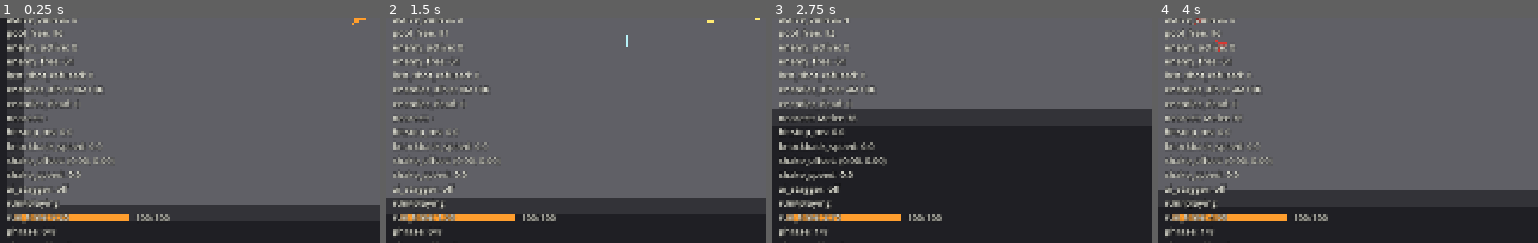
Above: before the commit, frames 1-4 (left to right).
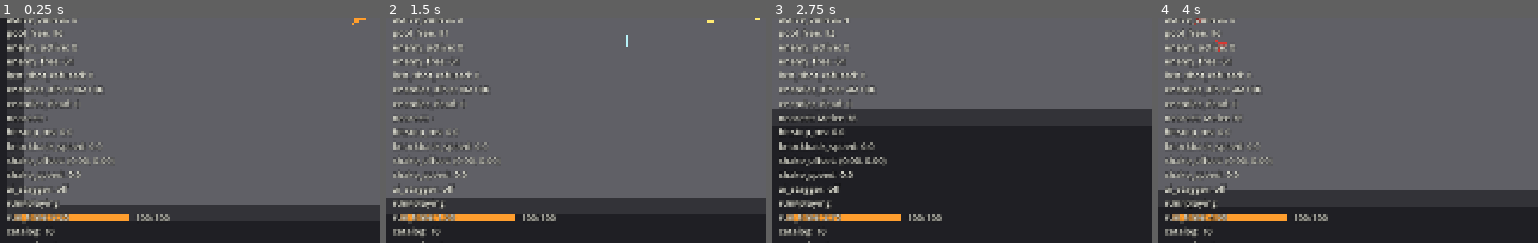
Above: after the commit, the same moments.

Repository: ZhiH2333/WPG
Game: Godot game, scene res://sandbox/combat_sandbox.tscn
Two runs of this game, one before a commit and one after it. Both use one fixed random seed, a clock stepped at 60 frames per second and the inputs below.
Inputs (mouse positions are % of the whole screen's width and height, from its top left):
- Up to frame 1 (0.25 s): no input
- Up to frame 2 (1.5 s): tap Enter at 0.5 s; move the mouse to (76, 45) at 0.52 s; press the mouse at (76, 45) at 0.53 s; hold D (move_right) 0.53-1.28 s; move the mouse to (32, 55) at 1.27 s; release the mouse at (32, 55) at 1.28 s; hold S (move_down) from 1.28 s (still down); click (32, 55) at 1.35 s
- Up to frame 3 (2.75 s): move the mouse to (63, 28) at 2.02 s; release S (move_down) at 2.03 s; press the mouse at (63, 28) at 2.03 s; hold D (move_right) from 2.03 s (still down); tap 1 (weapon_pistol) at 2.1 s
- Up to frame 4 (4 s): move the mouse to (47, 70) at 2.77 s; release D (move_right) at 2.78 s; release the mouse at (47, 70) at 2.78 s; hold W (move_up) 2.78-3.53 s; tap 3 (weapon_rifle) at 2.85 s; click (47, 70) at 3.05 s; move the mouse to (84, 65) at 3.52 s; press the mouse at (84, 65) at 3.53 s; hold A (move_left) from 3.53 s (still down); tap 2 (weapon_shotgun) at 3.6 s
The pictures show only the part of the screen within x 0-50%, y 50-100%; the shares and areas given below are measured in that part.

The runs differ from the first frame. In frame 1, 0.3% of the frame differs, in the area x 1-15%, y 93-100%; in frame 2, 0.3%; in frame 3, 0.3%; in frame 4, 0.3%.

Commit message:
:sparkles: 10 upgrades in database

Diff:
--- a/arena/run_session.gd
+++ b/arena/run_session.gd
@@ -6,8 +6,10 @@
 
 var _player: Player
 var _encounter: EncounterPhrases
+var _catalog: UpgradeCatalog
 var _outcome: Outcome = Outcome.PLAYING
 var _elapsed_sec: float = 0.0
+var _owned_ids: PackedStringArray = PackedStringArray()
 
 func bind_player(player: Player) -> void:
 	_player = player
@@ -15,9 +17,13 @@
 func bind_encounter(encounter: EncounterPhrases) -> void:
 	_encounter = encounter
 
+func bind_catalog(catalog: UpgradeCatalog) -> void:
+	_catalog = catalog
+
 func restart() -> void:
 	_outcome = Outcome.PLAYING
 	_elapsed_sec = 0.0
+	_owned_ids.clear()
 
 func tick(delta: float) -> void:
 	if _outcome != Outcome.PLAYING:
@@ -50,3 +56,15 @@
 	if _outcome == Outcome.CLEARED:
 		return "cleared"
 	return "playing"
+
+func get_catalog() -> UpgradeCatalog:
+	return _catalog
+
+func get_owned_upgrade_ids() -> PackedStringArray:
+	return _owned_ids.duplicate()
+
+func get_owned_count() -> int:
+	return _owned_ids.size()
+
+func has_upgrade(upgrade_id: StringName) -> bool:
+	return String(upgrade_id) in _owned_ids
--- /dev/null
+++ b/data/upgrade_catalog.gd
@@ -0,0 +1,38 @@
+extends Resource
+class_name UpgradeCatalog
+
+## 10 条 UpgradeDef 目录。重复 id 记错误并跳过后到的；找不到 id 返回 null。
+@export var entries: Array[UpgradeDef] = []
+
+var _indexed: bool = false
+var _by_id: Dictionary = {}
+var _unique: Array[UpgradeDef] = []
+
+func get_count() -> int:
+	_ensure_index()
+	return _unique.size()
+
+func get_all() -> Array[UpgradeDef]:
+	_ensure_index()
+	return _unique.duplicate()
+
+func get_by_id(upgrade_id: StringName) -> UpgradeDef:
+	_ensure_index()
+	if not _by_id.has(upgrade_id):
+		return null
+	return _by_id[upgrade_id] as UpgradeDef
+
+func _ensure_index() -> void:
+	if _indexed:
+		return
+	_indexed = true
+	_by_id.clear()
+	_unique.clear()
+	for def: UpgradeDef in entries:
+		if def == null:
+			continue
+		if _by_id.has(def.id):
+			push_error("升级目录重复 id: %s" % String(def.id))
+			continue
+		_by_id[def.id] = def
+		_unique.append(def)
--- /dev/null
+++ b/data/upgrade_catalog.tres
@@ -0,0 +1,17 @@
+[gd_resource type="Resource" script_class="UpgradeCatalog" load_steps=12 format=3]
+
+[ext_resource type="Script" path="res://data/upgrade_catalog.gd" id="1_script"]
+[ext_resource type="Resource" path="res://data/upgrades/max_hp_s.tres" id="2_max_hp_s"]
+[ext_resource type="Resource" path="res://data/upgrades/max_hp_m.tres" id="3_max_hp_m"]
+[ext_resource type="Resource" path="res://data/upgrades/swift.tres" id="4_swift"]
+[ext_resource type="Resource" path="res://data/upgrades/heavy_round.tres" id="5_heavy_round"]
+[ext_resource type="Resource" path="res://data/upgrades/cadence.tres" id="6_cadence"]
+[ext_resource type="Resource" path="res://data/upgrades/long_shot.tres" id="7_long_shot"]
+[ext_resource type="Resource" path="res://data/upgrades/second_skin.tres" id="8_second_skin"]
+[ext_resource type="Resource" path="res://data/upgrades/extra_pellets.tres" id="9_extra_pellets"]
+[ext_resource type="Resource" path="res://data/upgrades/steady_rifle.tres" id="10_steady_rifle"]
+[ext_resource type="Resource" path="res://data/upgrades/thick_hide.tres" id="11_thick_hide"]
+
+[resource]
+script = ExtResource("1_script")
+entries = Array[UpgradeDef]([ExtResource("2_max_hp_s"), ExtResource("3_max_hp_m"), ExtResource("4_swift"), ExtResource("5_heavy_round"), ExtResource("6_cadence"), ExtResource("7_long_shot"), ExtResource("8_second_skin"), ExtResource("9_extra_pellets"), ExtResource("10_steady_rifle"), ExtResource("11_thick_hide")])
--- /dev/null
+++ b/data/upgrade_def.gd
@@ -0,0 +1,22 @@
+extends Resource
+class_name UpgradeDef
+
+## 升级是数据，不是效果。禁止运行时用本资源改枪 / HP / 移速。
+enum Kind {
+	MAX_HP_FLAT,
+	MOVE_SPEED_PCT,
+	DAMAGE_FLAT,
+	FIRE_RATE_PCT,
+	PROJECTILE_SPEED_FLAT,
+	I_FRAME_FLAT,
+	SHOTGUN_PELLETS_FLAT,
+	RIFLE_MAX_SPREAD_FLAT,
+	KNOCKBACK_TAKEN_PCT,
+}
+
+@export var id: StringName
+@export var title: String = ""
+@export var description: String = ""
+@export var kind: Kind = Kind.MAX_HP_FLAT
+@export var value: float = 0.0
+@export var stackable: bool = false
--- /dev/null
+++ b/data/upgrades/cadence.tres
@@ -0,0 +1,12 @@
+[gd_resource type="Resource" script_class="UpgradeDef" load_steps=2 format=3]
+
+[ext_resource type="Script" path="res://data/upgrade_def.gd" id="1_script"]
+
+[resource]
+script = ExtResource("1_script")
+id = &"cadence"
+title = "Cadence"
+description = "Fire rate +12%"
+kind = 3
+value = 0.12
+stackable = true
--- /dev/null
+++ b/data/upgrades/extra_pellets.tres
@@ -0,0 +1,12 @@
+[gd_resource type="Resource" script_class="UpgradeDef" load_steps=2 format=3]
+
+[ext_resource type="Script" path="res://data/upgrade_def.gd" id="1_script"]
+
+[resource]
+script = ExtResource("1_script")
+id = &"extra_pellets"
+title = "Extra Pellets"
+description = "Shotgun pellets +2"
+kind = 6
+value = 2.0
+stackable = false
--- /dev/null
+++ b/data/upgrades/heavy_round.tres
@@ -0,0 +1,12 @@
+[gd_resource type="Resource" script_class="UpgradeDef" load_steps=2 format=3]
+
+[ext_resource type="Script" path="res://data/upgrade_def.gd" id="1_script"]
+
+[resource]
+script = ExtResource("1_script")
+id = &"heavy_round"
+title = "Heavy Round"
+description = "Damage +2"
+kind = 2
+value = 2.0
+stackable = true
--- /dev/null
+++ b/data/upgrades/long_shot.tres
@@ -0,0 +1,12 @@
+[gd_resource type="Resource" script_class="UpgradeDef" load_steps=2 format=3]
+
+[ext_resource type="Script" path="res://data/upgrade_def.gd" id="1_script"]
+
+[resource]
+script = ExtResource("1_script")
+id = &"long_shot"
+title = "Long Shot"
+description = "Projectile speed +80"
+kind = 4
+value = 80.0
+stackable = true
--- /dev/null
+++ b/data/upgrades/max_hp_m.tres
@@ -0,0 +1,12 @@
+[gd_resource type="Resource" script_class="UpgradeDef" load_steps=2 format=3]
+
+[ext_resource type="Script" path="res://data/upgrade_def.gd" id="1_script"]
+
+[resource]
+script = ExtResource("1_script")
+id = &"max_hp_m"
+title = "Vitality II"
+description = "Max HP +40"
+kind = 0
+value = 40.0
+stackable = false
--- /dev/null
+++ b/data/upgrades/max_hp_s.tres
@@ -0,0 +1,12 @@
+[gd_resource type="Resource" script_class="UpgradeDef" load_steps=2 format=3]
+
+[ext_resource type="Script" path="res://data/upgrade_def.gd" id="1_script"]
+
+[resource]
+script = ExtResource("1_script")
+id = &"max_hp_s"
+title = "Vitality I"
+description = "Max HP +20"
+kind = 0
+value = 20.0
+stackable = false
--- /dev/null
+++ b/data/upgrades/second_skin.tres
@@ -0,0 +1,12 @@
+[gd_resource type="Resource" script_class="UpgradeDef" load_steps=2 format=3]
+
+[ext_resource type="Script" path="res://data/upgrade_def.gd" id="1_script"]
+
+[resource]
+script = ExtResource("1_script")
+id = &"second_skin"
+title = "Second Skin"
+description = "I-frames +0.10s"
+kind = 5
+value = 0.10
+stackable = false
--- /dev/null
+++ b/data/upgrades/steady_rifle.tres
@@ -0,0 +1,12 @@
+[gd_resource type="Resource" script_class="UpgradeDef" load_steps=2 format=3]
+
+[ext_resource type="Script" path="res://data/upgrade_def.gd" id="1_script"]
+
+[resource]
+script = ExtResource("1_script")
+id = &"steady_rifle"
+title = "Steady Rifle"
+description = "Rifle max spread -2.0"
+kind = 7
+value = -2.00
+stackable = false
--- /dev/null
+++ b/data/upgrades/swift.tres
@@ -0,0 +1,12 @@
+[gd_resource type="Resource" script_class="UpgradeDef" load_steps=2 format=3]
+
+[ext_resource type="Script" path="res://data/upgrade_def.gd" id="1_script"]
+
+[resource]
+script = ExtResource("1_script")
+id = &"swift"
+title = "Swift"
+description = "Move speed +10%"
+kind = 1
+value = 0.10
+stackable = true
--- /dev/null
+++ b/data/upgrades/thick_hide.tres
@@ -0,0 +1,12 @@
+[gd_resource type="Resource" script_class="UpgradeDef" load_steps=2 format=3]
+
+[ext_resource type="Script" path="res://data/upgrade_def.gd" id="1_script"]
+
+[resource]
+script = ExtResource("1_script")
+id = &"thick_hide"
+title = "Thick Hide"
+description = "Knockback taken -20%"
+kind = 8
+value = -0.20
+stackable = false
--- a/debug/debug_overlay.gd
+++ b/debug/debug_overlay.gd
@@ -78,7 +78,7 @@
 	var fps: int = Engine.get_frames_per_second()
 	var velocity: Vector2 = _read_velocity()
 	var weapon: Weapon = _read_weapon()
-	return "weapon: %s\nmove_vector: %s\naim_vector: %s\nfire_h …(404 unchanged characters)… i_stagger: %s\nrun: %s\nrun_time: %.2f\nphrase: %s\nphrase_alive: %d\nrest_left: …(65 unchanged characters)…
+	return "weapon: %s\nmove_vector: %s\naim_vector: %s\nfire_h …(404 unchanged characters)… i_stagger: %s\nrun: %s\nrun_time: %.2f\ncatalog: %d\nupgrades: %d\nphrase: %s\nphrase_alive: %d\nrest_left: …(65 unchanged characters)…
 		_read_weapon_name(weapon),
 		_format_vector(_player_input.move_vector),
 		_format_vector(_player_input.aim_vector),
@@ -109,6 +109,8 @@
 		AI_STAGGER_LABEL,
 		_read_run_label(),
 		_read_run_time(),
+		_read_catalog_count(),
+		_read_owned_upgrades(),
 		_read_phrase_label(),
 		_read_phrase_alive(),
 		_read_rest_left(),
@@ -201,6 +203,19 @@
 	if _run_session == null:
 		return 0.0
 	return _run_session.get_elapsed_sec()
+
+func _read_catalog_count() -> int:
+	if _run_session == null:
+		return 0
+	var catalog: UpgradeCatalog = _run_session.get_catalog()
+	if catalog == null:
+		return 0
+	return catalog.get_count()
+
+func _read_owned_upgrades() -> int:
+	if _run_session == null:
+		return 0
+	return _run_session.get_owned_count()
 
 func _read_phrase_label() -> String:
 	if _encounter == null:
--- a/sandbox/combat_sandbox.gd
+++ b/sandbox/combat_sandbox.gd
@@ -4,6 +4,11 @@
 const PROJECTILE_SCENE: PackedScene = preload("res://weapons/projectile.tscn")
 const POOL_CAPACITY: int = 96
 const ENEMY_POOL_CAPACITY: int = 64
+const UPGRADE_CATALOG: UpgradeCatalog = preload("res://data/upgrade_catalog.tres")
+const REQUIRED_UPGRADE_IDS: PackedStringArray = [
+	"max_hp_s", "max_hp_m", "swift", "heavy_round", "cadence",
+	"long_shot", "second_skin", "extra_pellets", "steady_rifle", "thick_hide",
+]
 
 ## 只有鼠标在窗口内且窗口有焦点时才藏系统光标，避免出窗后桌面丢指针。
 var _mouse_inside_window: bool = true
@@ -68,6 +73,8 @@
 	_hud.bind_encounter(_encounter)
 	_run_session.bind_player(_player)
 	_run_session.bind_encounter(_encounter)
+	_run_session.bind_catalog(UPGRADE_CATALOG)
+	_assert_upgrade_catalog()
 	_run_session.restart()
 	_debug_overlay.bind_run_session(_run_session)
 
@@ -87,6 +94,13 @@
 		var ranged: RangedEnemy = enemy as RangedEnemy
 		if ranged != null:
 			ranged.bind_projectile_pool(_enemy_projectiles)
+
+func _assert_upgrade_catalog() -> void:
+	if UPGRADE_CATALOG.get_count() != 10:
+		push_error("升级目录条目数应为 10，实际 %d" % UPGRADE_CATALOG.get_count())
+	for upgrade_id: String in REQUIRED_UPGRADE_IDS:
+		if UPGRADE_CATALOG.get_by_id(StringName(upgrade_id)) == null:
+			push_error("升级目录缺少 id: %s" % upgrade_id)
 
 func _hold_all_in_reserve() -> void:
 	for enemy: EnemyBase in _enemies:
Not shown, added: data/upgrade_catalog.gd.uid
Not shown, added: data/upgrade_def.gd.uid
